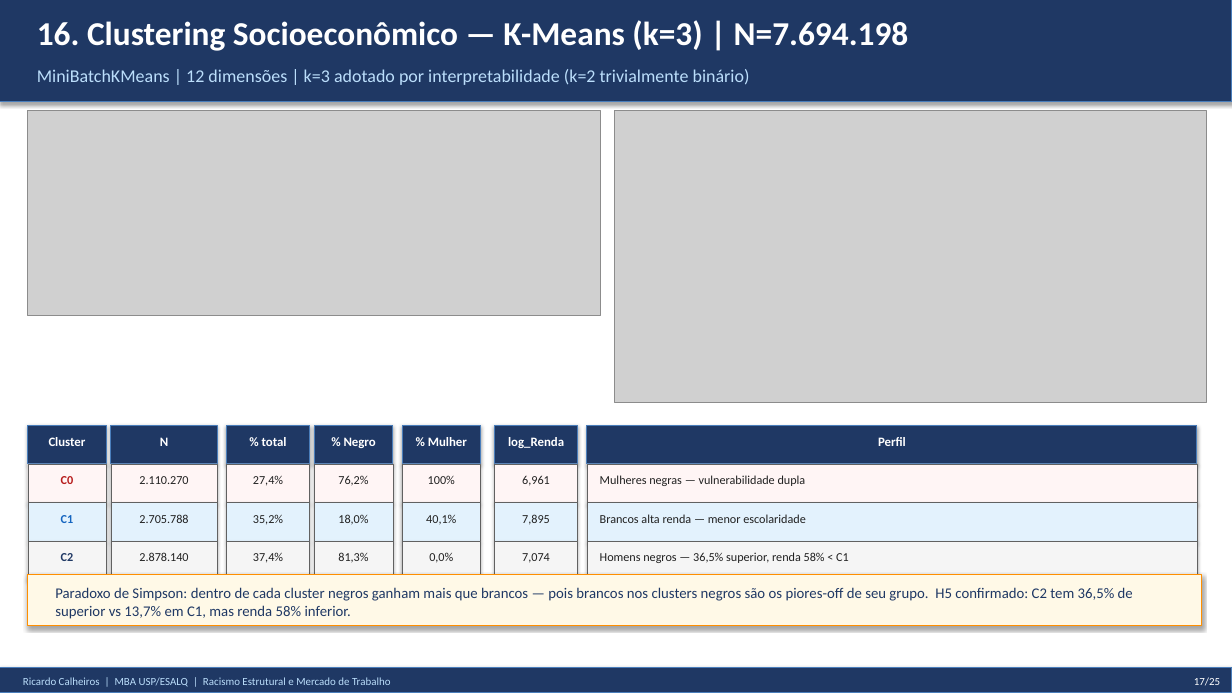
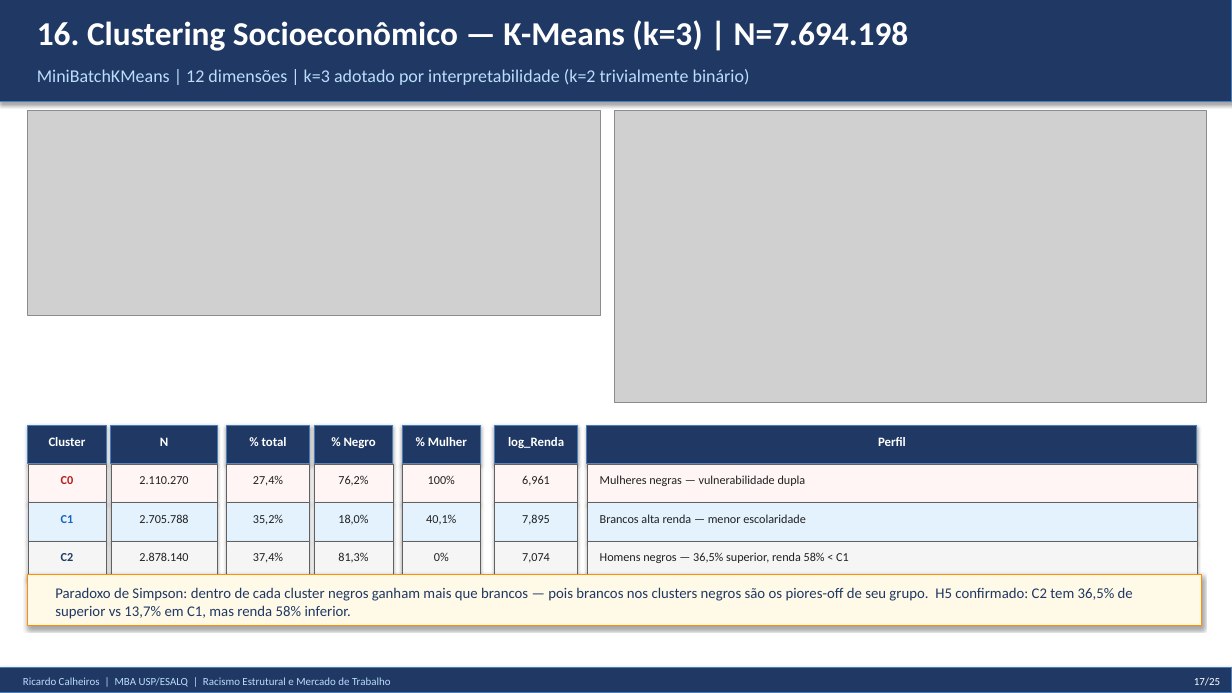
Before and after one commit to rickinrj-ux/ProjetoRacismoPNAD, a slide deck: slide 17 of apresentacao_tcc.pptx. Drawn at 1232x693 pixels with LibreOffice and Linux fonts; fonts in the diff are those of the drawing; grey boxes stand for pictures. Boxes give left, top, right and bottom in pixels: in the first picture for what was removed or moved away, otherwise in the second. Text is boxed around its words. In the diff, an @@ line names an element or a change of style, - is before the commit and + after.

```diff
--- a/apresentacao_tcc.pptx
+++ b/apresentacao_tcc.pptx
@@ text at [434, 552, 449, 561]: text changed @@
-0,0%
+0%
```
Also in this commit, not shown: 8 other files.
